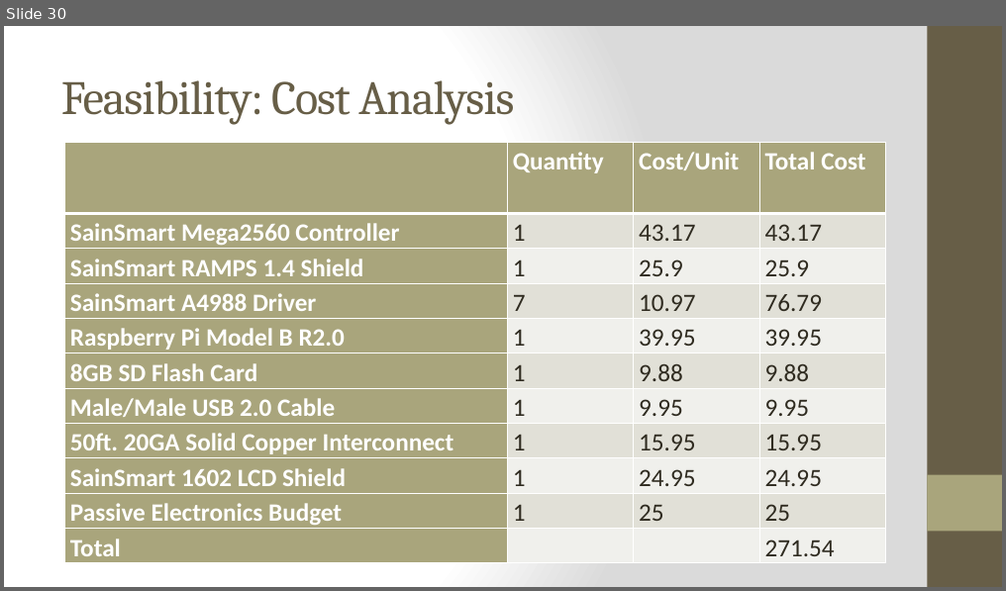
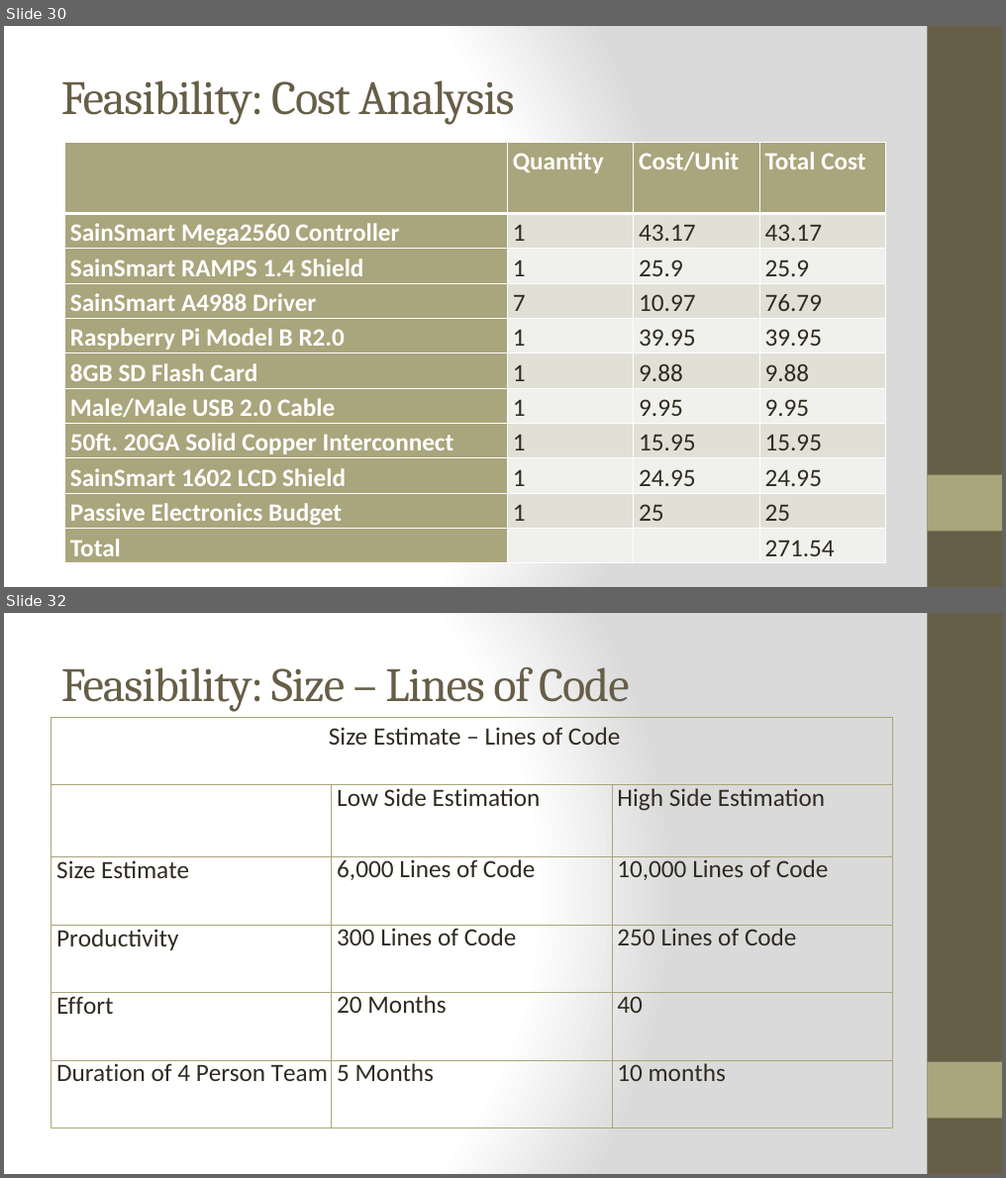
Before and after one commit to qpHalcy0n/SRDesign, a slide deck: SRS Presentation/SRS Presentation.pptx. Shown one above the other, each under a label of ours: slide 30 before the commit, slides 30 and 32 after it; the slides between them are not shown. The pictures are 1006x591 and 1006x1178 pixels, drawn with LibreOffice and Linux fonts; fonts in the diff are those of the drawing. Boxes give left, top, right and bottom in pixels: in the first picture for what was removed or moved away, otherwise in the second. Text is boxed around its words. In the diff, an @@ line names an element or a change of style, - is before the commit and + after.

```diff
--- a/SRS Presentation/SRS Presentation.pptx
+++ b/SRS Presentation/SRS Presentation.pptx
@@ slide 32 added at bbox=[4, 613, 1002, 1174], background gradient #FFFFFF to #DADADA; not listed: 2 template elements that a slide beside it also shows @@
@@ title added at bbox=[61, 666, 629, 712], 46 pt, text #675E47 @@
+Feasibility: Size – Lines of Code
@@ table added at bbox=[52, 717, 893, 1128], 6 rows, 3 columns @@
+Size Estimate – Lines of Code |  | 
+ | Low Side Estimation | High Side Estimation
+Size Estimate | 6,000 Lines of Code | 10,000 Lines of Code
+Productivity | 300 Lines of Code | 250 Lines of Code
+Effort | 20 Months | 40
+Duration of 4 Person Team | 5 Months | 10 months
```
Also in this commit, not shown: 3 other slides added, 1 slide removed.
